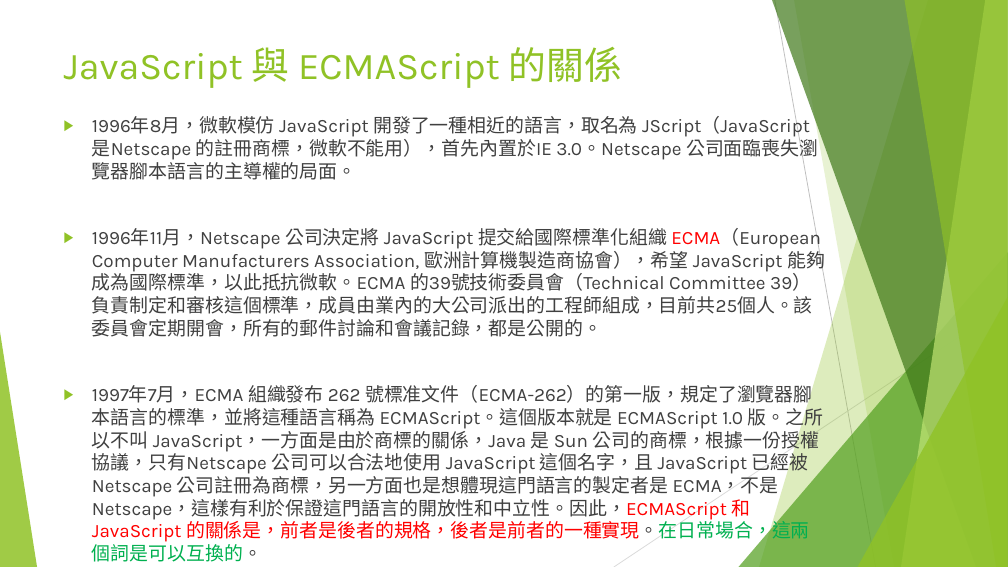
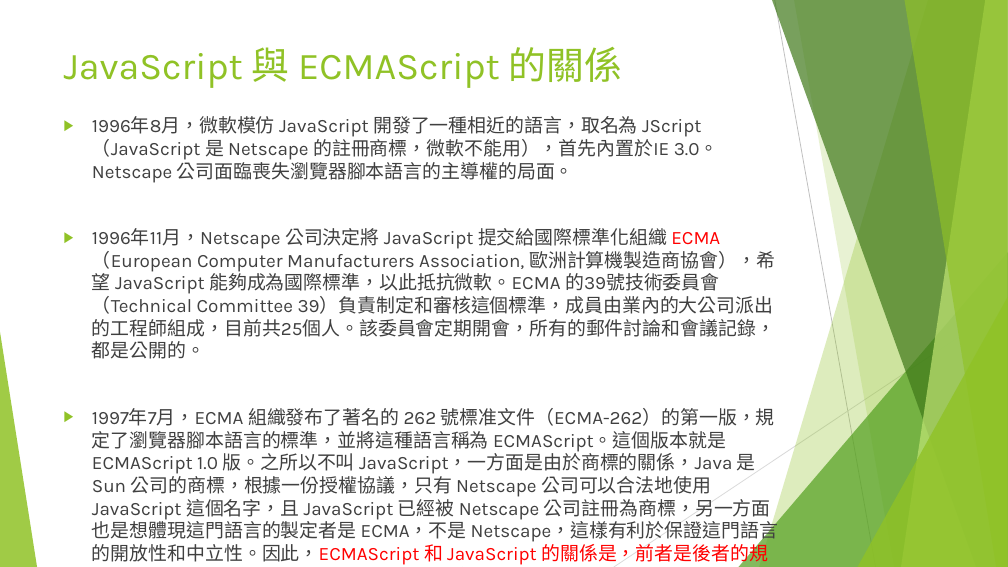
Before and after one commit to adennis1984/IntroduceWebFrontEnd, a slide deck: slide 10 of Part-1-Type-Value-Variable/Web 前端入門(一).pptx. Drawn at 1008x567 pixels with LibreOffice and Linux fonts; fonts in the diff are those of the drawing. Boxes give left, top, right and bottom in pixels: in the first picture for what was removed or moved away, otherwise in the second. Text is boxed around its words. In the diff, an @@ line names an element or a change of style, - is before the commit and + after.

```diff
--- a/Part-1-Type-Value-Variable/Web 前端入門(一).pptx
+++ b/Part-1-Type-Value-Variable/Web 前端入門(一).pptx
@@ text at [92, 116, 719, 183]: spaces changed @@
-▶ 1996年8月，微軟模仿 JavaScript 開發了一種相近的語言，取名為 JScript（JavaScript 是Netscape 的註冊商標，微軟不能用），首先內置於IE 3.0。Netscape 公司面臨喪失瀏覽器腳本語言的主導權的局面。
+▶ 1996年8月，微軟模仿 JavaScript 開發了一種相近的語言，取名為 JScript（JavaScript 是 Netscape 的註冊商標，微軟不能用），首先內置於IE 3.0。Netscape 公司面臨喪失瀏覽器腳本語言的主導權的局面。
@@ text at [92, 408, 778, 565]: text changed @@
-▶ 1997年7月，ECMA 組織發布 262 號標准文件（ECMA-262）的第一版，規定了瀏覽器腳本語言的標準，並將這種語言稱為 ECMAScript。這個版本就是 ECMAScript 1.0 版。之所以不叫 JavaScript，一方面是由於商標的關係，Java 是 Sun 公司的商標，根據一份授權協議，只有Netscape 公司可以合法地使用 JavaScript 這個名字，且 JavaScript 已經被 Netscape 公司註冊為商標，另一方面也是想體現這門語言的製定者是 ECMA，不是 Netscape，這樣有利於保證這門語言的開放性和中立性。因此，ECMAScript 和 JavaScript 的關係是，前者是後者的規格，後者是前者的一種實現。在日常場合，這兩個詞是可以互換的。
+▶ 1997年7月，ECMA 組織發布了著名的 262 號標准文件（ECMA-262）的第一版，規定了瀏覽器腳本語言的標準，並將這種語言稱為 ECMAScript。這個版本就是 ECMAScript 1.0 版。之所以不叫 JavaScript，一方面是由於商標的關係，Java 是 Sun 公司的商標，根據一份授權協議，只有 Netscape 公司可以合法地使用 JavaScript 這個名字，且 JavaScript 已經被 Netscape 公司註冊為商標，另一方面也是想體現這門語言的製定者是 ECMA，不是 Netscape，這樣有利於保證這門語言的開放性和中立性。因此，ECMAScript 和 JavaScript 的關係是，前者是後者的規格，後者是前者的一種實現。在日常場合，這兩個詞是可以互換的。
```
Also in this commit, not shown: 9 other slides changed, 1 other file.
